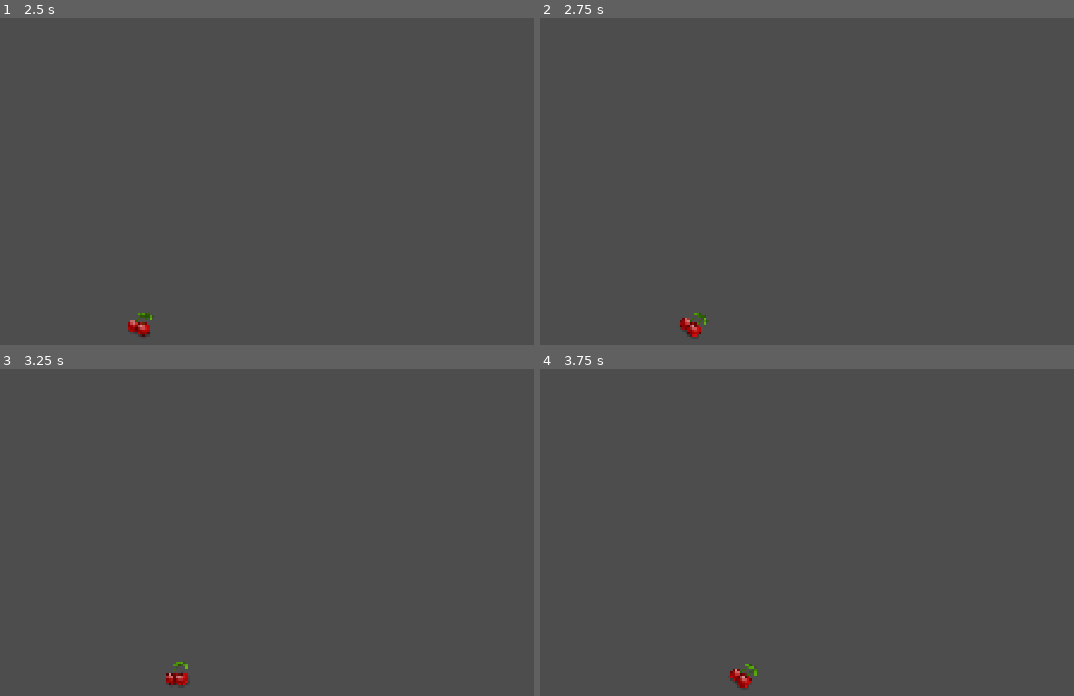
Above: before the commit, frames 1-4 (two rows, left to right).
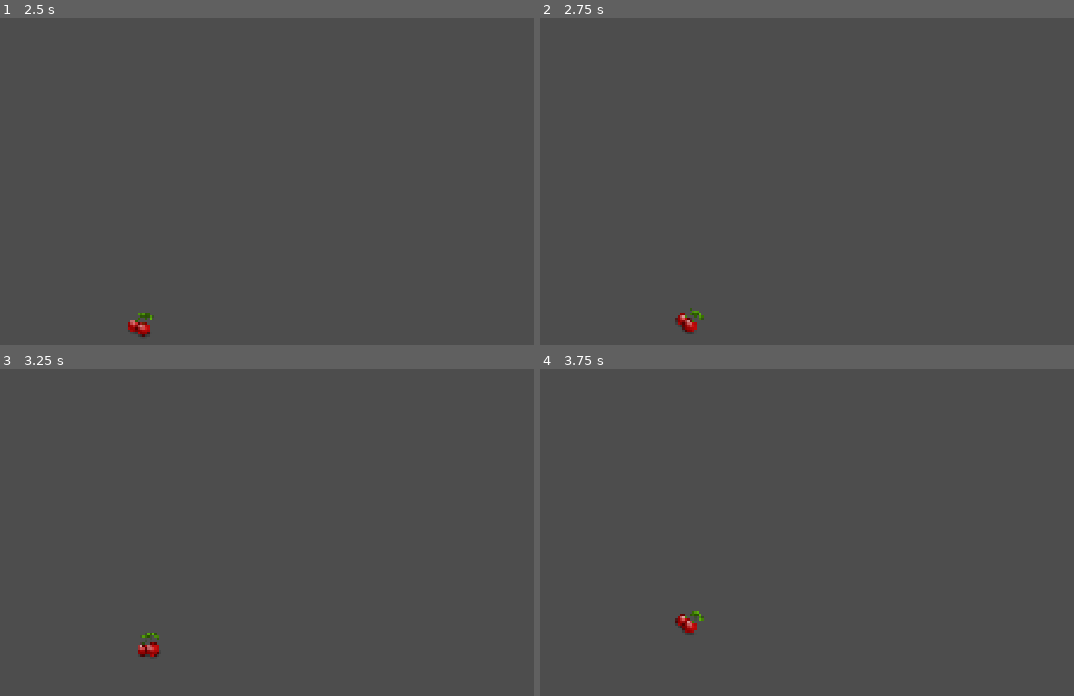
Above: after the commit, the same moments.

Repository: juan1639/PacClon-Godot
Game: Godot game, scene res://scenes/fruta.tscn
Two runs of this game, one before a commit and one after it. Both use one fixed random seed, a clock stepped at 60 frames per second and the inputs below. This scene is started directly instead of the project's main scene.
Inputs:
- Up to frame 1 (2.5 s): tap Enter at 0.5 s; hold Right (ui_right) 0.53-1.28 s; tap 1 at 0.6, 1.35, 2.1 s; hold Down (ui_down) 1.28-2.03 s; hold Right (ui_right) from 2.03 s (still down)
- Up to frame 2 (2.75 s): keep holding Right (ui_right)
- Up to frame 3 (3.25 s): release Right (ui_right) at 2.78 s; hold Up (ui_up) from 2.78 s (still down); tap 1 at 2.85 s
- Up to frame 4 (3.75 s): tap Space at 3.5 s; release Up (ui_up) at 3.53 s; hold Left (ui_left) from 3.53 s (still down); tap 1 at 3.6 s

Frame 1 is identical in both runs. In frame 2, 0.2% of the frame differs, in the area x 25-32%, y 88-98%; in frame 3, 0.4%; in frame 4, 0.4%, in the area x 25-41%, y 74-98%.
Error in both runs: Invalid access to property or key '11' on a base object of type 'Nil'. (res://scripts/FuncionesGenerales.gd:22)

Commit message:
Agregada fruta con ruta (puntos_intersecciones)

Diff:
--- a/scripts/GlobalValues.gd
+++ b/scripts/GlobalValues.gd
@@ -17,6 +17,14 @@
 	"iz": [-1, 0, "updode"],
 	"de": [1, 0, "updoiz"]
 }
+
+# PUNTOS INTERSECCIONES (OJO! MULTIPLOS DE 50, hay que convertirlos a MULTIPLOS de 64):
+var lista_puntos_intersecciones = [
+	[75, 425], [225, 225], [225, 425], [225, 675], [225, 575],
+	[325, 575], [225, 75], [425, 425], [325, 225],
+	[875, 425], [725, 225], [725, 425], [725, 675], [725, 575],
+	[625, 575], [725, 75], [525, 425], [625, 225]
+]
 
 # LIMITES MUNDO (CAMARA):
 const TOP_LIMIT = 0
--- a/scripts/fruta.gd
+++ b/scripts/fruta.gd
@@ -7,29 +7,40 @@
 var direccion = "de"
 
 const lista_bonus_frutas = [200, 200, 400, 800, 1600, 2000]
+var lista_puntos_intersecciones = []
 
 # FUNCION INICIALIZADORA:
 func _ready():
+	lista_puntos_intersecciones = get_puntos_intersecciones()
+	print(lista_puntos_intersecciones)
 	get_respawn_position()
 
 # FUNCION UPDATE:
 func _physics_process(delta):
 	movimiento()
 
+# GET RESPAWN POSITION:
 func get_respawn_position():
 	var SIZE = GlobalValues.TILE_SIZE
 	var x = RESPAWN_POSITION.x * SIZE[0] + int(SIZE[0] / 2)
 	var y = RESPAWN_POSITION.y * SIZE[1] + int(SIZE[1] / 2)
 	global_position = Vector2(x, y)
 
+# MOVIMIENTO FRUTA:
 func movimiento():
 	const SIZE = GlobalValues.TILE_SIZE
 	var tileActual = FuncionesGenerales.get_coords_divide_64_topleft(global_position)
+	var tileActual2 = [tileActual.x, tileActual.y]
 
 	var confirmado = GlobalValues.dic_direcciones[direccion]
 
 	if int(global_position.x - int(SIZE[0] / 2)) % SIZE[0] == 0 and int(global_position.y - int(SIZE[1] / 2)) % SIZE[1] == 0:
 		var colision_confirmado = FuncionesGenerales.check_colision_laberinto_tiles(direccion, tileActual)
+
+		if tileActual2 in lista_puntos_intersecciones:
+			if FuncionesGenerales.get_rnd_int_number(0, 100) < 25:
+				elegir_otra_direccion(direccion)
+				colision_confirmado = FuncionesGenerales.check_colision_laberinto_tiles(direccion, tileActual)
 
 		if not colision_confirmado:
 			confirmado = GlobalValues.dic_direcciones[direccion]
@@ -39,6 +50,7 @@
 
 	global_position += Vector2(confirmado[0] * SPEED, confirmado[1] * SPEED)
 
+# CAMBIAR DE DIRECCION AL COLISIONAR:
 func elegir_otra_direccion(copia_direccion):
 	var opcionesString = GlobalValues.dic_direcciones[copia_direccion][2]
 	var aleatorio = FuncionesGenerales.get_rnd_int_number(0, 2)
@@ -46,6 +58,21 @@
 	var nueva_direccion = opcionesString.substr(aleatorio, 2)
 	direccion = nueva_direccion
 
+# OBTENER LOS PUNTOS INTERSECCIONES:
+func get_puntos_intersecciones():
+	var lista = []
+
+	for punto in GlobalValues.lista_puntos_intersecciones:
+		#print(punto)
+		punto[0] -= 25
+		punto[0] /= 50
+		punto[1] -= 25
+		punto[1] /= 50
+		lista.append([int(punto[0]), int(punto[1])])
+
+	return lista
+
+# COLISION VS PACMAN:
 func _on_area_2d_body_entered(body):
 	#print("Bonus: ", body)
 	var nivel = GlobalValues.marcadores["scene"]
--- a/scripts/sprite_show_bonus.gd
+++ b/scripts/sprite_show_bonus.gd
@@ -11,10 +11,10 @@
 # FUNCION INIT:
 func _ready():
 	frame = frame_ssheet
-	global_position += Vector2(64, -64)
-	timer.start(1.8)
+	global_position += Vector2(0, -GlobalValues.TILE_SIZE[1])
+	timer.start(1.9)
 
-# FUNCION A 60 FPS:
+# FUNCION UPDATE:
 func _process(delta):
 	global_position.y += direccion * vel_y * delta
 
